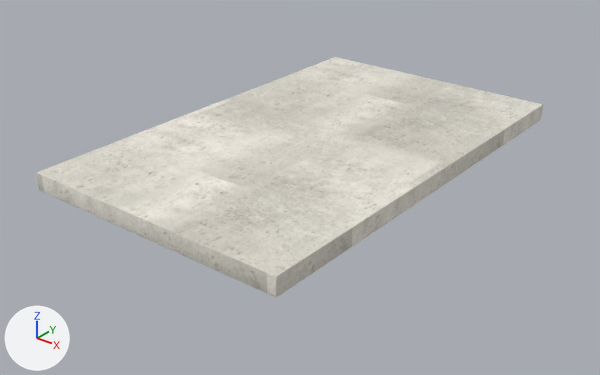
What one commit did to the glTF model public/katalog/modelle/flat-375.gltf.
Rendered twice from a camera (50 mm lens) standing at (3.89, -5.05, 2.76) and looking at (0.04, -0.23, -0.23). Arrows for +X, +Y and +Z are at lower left; the lights stay in place. The older version comes first.

Names of what the first picture shows: 'SK0618_+Flat_375.001'.
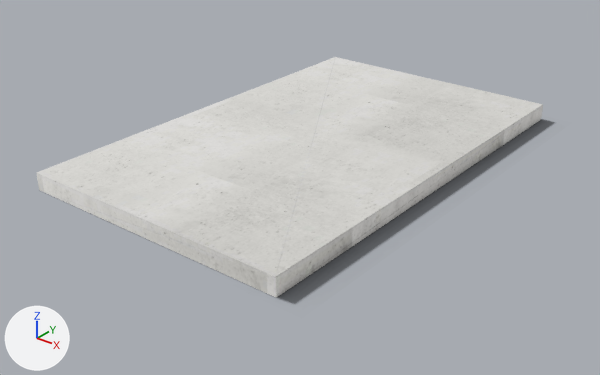
Diff of the bpy script that builds the scene:
```diff
--- a/public/katalog/modelle/flat-375.gltf.py
+++ b/public/katalog/modelle/flat-375.gltf.py
@@ img_flat_375_licht @@
+img_flat_375_licht = load_image('flat-375_licht', 'texturen/flat-375_licht.jpg', 2048, 2048, 'sRGB')
@@ img_flat_375_schatten @@
+img_flat_375_schatten = load_image('flat-375_schatten', 'texturen/flat-375_schatten.png', 252, 375, 'sRGB')
@@ mat_beton_web_014 @@
+mat_beton_web_014 = bpy.data.materials.new('Beton_web.014')
+# uses the picture img_flat_375_licht
@@ mat_schatten_012 @@
+mat_schatten_012 = bpy.data.materials.new('Schatten.012')
+# uses the picture img_flat_375_schatten
@@ me_sk0618__flat_375_001 @@
 me_sk0618__flat_375_001.from_pydata(...)  # 56 vertices, 108 faces; spans x -1.17..1.17, y -1.88..1.88, z 0.0..0.15
-me_sk0618__flat_375_001.materials.append(mat_beton_web_016)
+me_sk0618__flat_375_001.materials.append(mat_beton_web_014)
@@ me_schatten @@
+me_schatten.from_pydata(...)  # 4 vertices, 2 faces; spans x -1.21..1.42, y -1.95..1.98, z 0.0
+me_schatten.materials.append(mat_schatten_012)
@@ ob_schatten @@
+ob_schatten = bpy.data.objects.new('Schatten', me_schatten)
+ob_schatten.location = (0.0, 0.0, 0.0)
```

Pixel boxes [x1, y1, x2, y2] of what changed, in the pictures (600 x 375 px):
'Schatten', added: after [57, 119, 555, 304]
